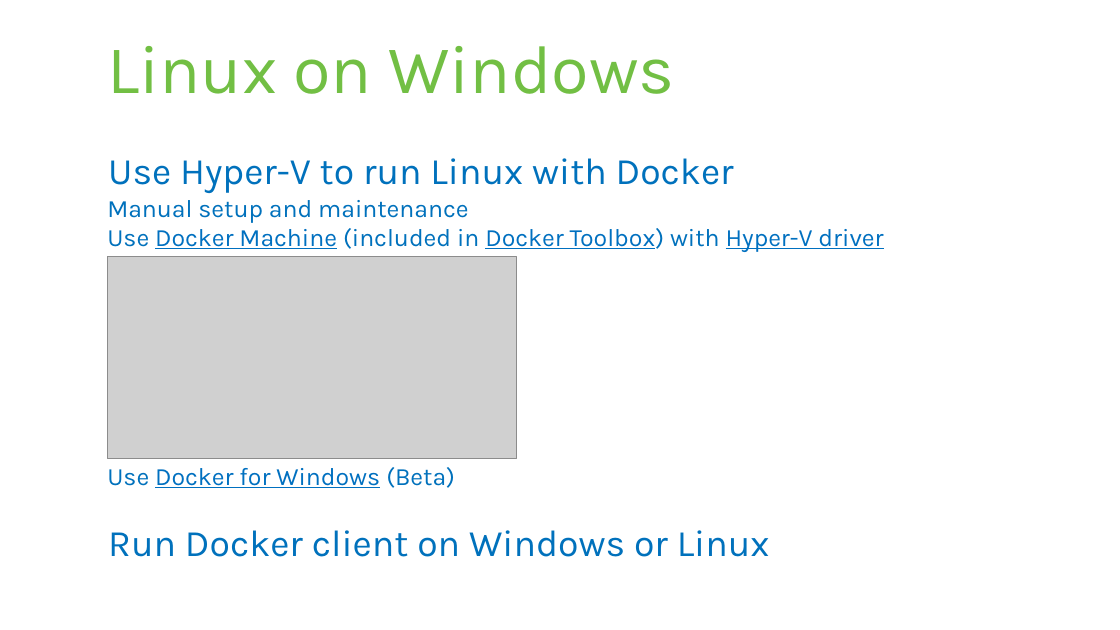
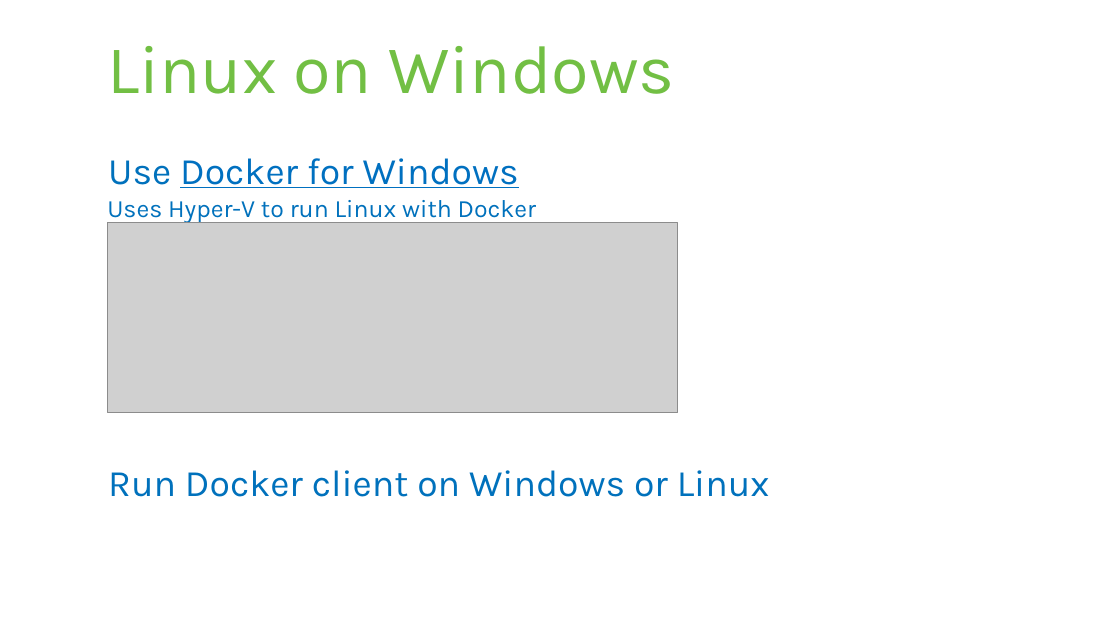
Before and after one commit to rstropek/DockerVS2015Intro, a slide deck: slide 11 of slides/Containers-Microsoft-Universe.pptx (slide 9 before the commit). Drawn at 1120x630 pixels with LibreOffice and Linux fonts; fonts in the diff are those of the drawing; grey boxes stand for pictures. Boxes give left, top, right and bottom in pixels: in the first picture for what was removed or moved away, otherwise in the second. Text is boxed around its words. In the diff, an @@ line names an element or a change of style, - is before the commit and + after.

Commit message:
Refresh Docker+Microsoft samples and slides

```diff
--- a/slides/Containers-Microsoft-Universe.pptx
+++ b/slides/Containers-Microsoft-Universe.pptx
@@ text at [107,158,536,222]: text changed @@
-Use Hyper-V to run Linux with Docker
-  Manual setup and maintenance
-  Use Docker Machine (included in Docker Toolbox) with Hyper-V driver
-  Use Docker for Windows (Beta)
+Use Docker for Windows
+  Uses Hyper-V to run Linux with Docker
@@ picture: place and size @@
-picture at [108,256,517,459]
+picture at [108,223,678,413]
```
Also in this commit, not shown: 8 other slides changed, 2 slides added, 3 other files.
